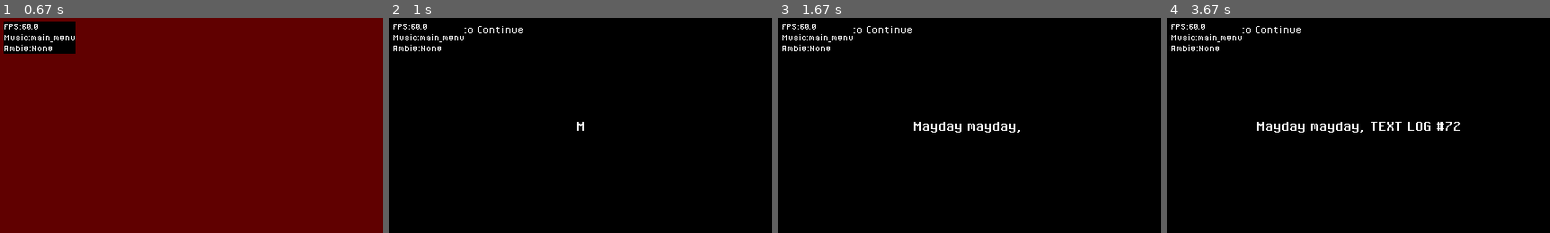
Above: before the commit, frames 1-4 (left to right).
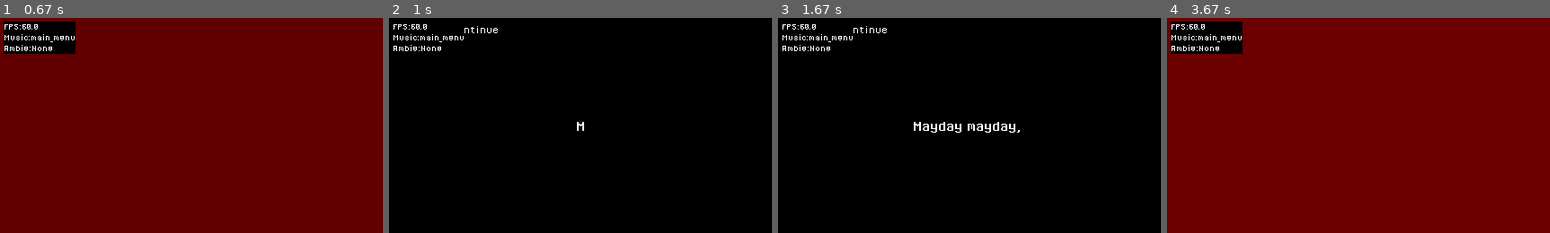
Above: after the commit, the same moments.

Repository: VantaTree/ChronoPilots
Game: pygame game, started from main.py
Two runs of this game, one before a commit and one after it. Both use one fixed random seed, a clock stepped at 60 frames per second and the inputs below.
Inputs (mouse positions are in pixels of both pictures, inside the frame that each line leads up to):
- Up to frame 1 (0.67 s): click "START" at 0.38 s
- Up to frame 2 (1 s): tap E at 0.67 s
- Up to frame 3 (1.67 s): click (850, 93) at 1.05 s
- Up to frame 4 (3.67 s): hold E 1.83-2.3 s; tap E at 3.33 s

Frame 1 is identical in both runs. In frame 2, 0.1% of the frame differs, in the area x 19-35%, y 3-8%; in frame 3, 0.1%; in frame 4, 97%, in the area x 0-100%, y 0-100%.

Commit message:
added proper death and mission completed cutscene

Diff:
--- a/main.py
+++ b/main.py
@@ -31,6 +31,7 @@
     WON_CUTSCENE = 8
     LOST_CUTSCENE = 9
     GAME_FINISH = 10
+    PILOT_END_CUTSCENE = 11
 
     def __init__(self):
 
@@ -44,6 +45,8 @@
         pygame.event.set_allowed((pygame.QUIT, pygame.KEYDOWN, pygame.KEYUP, pygame.MOUSEBUTTONDOWN))
 
         self.state = self.MAIN_MENU
+        self.next_state = None
+        self.next_cutscene = None
 
         self.master = Master()
         SoundSet(self.master)
@@ -113,6 +116,12 @@
             if self.cutscene.run():
                 self.state = self.IN_GAME
                 self.cutscene = None
+        elif self.state == self.PILOT_END_CUTSCENE:
+            if self.cutscene.run():
+                self.state = self.next_state
+                self.next_state = None
+                self.cutscene = FiFo(self.master, self.next_cutscene)
+                self.next_cutscene = None
 
         elif self.state == self.GAME_FINISH:
 
--- a/modules/cutscene.py
+++ b/modules/cutscene.py
@@ -55,20 +55,28 @@
         "............DOOMED............\n............DOOMED............\n............DOOMED............\n............DOOMED............\n............DOOMED............\n............DOOMED............",
         "DOOMED FOREVER"
     ],
-    "transition":[]
+    "transition":[],
+    "mission_completed":[
+        "Mission Completed"
+    ],
+    "you_died":[
+        "You Died!"
+    ],
 }
 
 
 class FiFo:
     "fade-in fade-out cutscene"
 
-    def __init__(self, master, type) -> None:
+    def __init__(self, master, type, continue_text=True, text_color=0xFFFFFFFF) -> None:
 
         self.master = master
         self.screen = pygame.display.get_surface()
 
         self.black_bg = pygame.Surface(self.screen.get_size())
         self.black_bg.set_alpha(0)
+
+        self.text_color = text_color
 
         self.type = type
         self.texts = CUTSCENE_TEXT[type]
@@ -83,9 +91,12 @@
         self.letter_index = 0
         self.full_text_shown = False
 
+        self.continue_text = continue_text
+
         if self.type != "transition":
-            self.bottom_text = self.master.font_1.render("Press Space to Continue", False, (255, 255, 255))
-            self.bottom_text_rect = self.bottom_text.get_rect(topleft=(5, 5))
+            if self.continue_text:
+                self.bottom_text = self.master.font_1.render("Press E to Continue", False, (255, 255, 255))
+                self.bottom_text_rect = self.bottom_text.get_rect(topleft=(5, 5))
 
             self.letter_increment_timer = CustomTimer(True)
             self.letter_increment_timer.start(40, 0)
@@ -94,7 +105,7 @@
 
         for event in pygame.event.get(pygame.KEYDOWN):
             if event.type == pygame.KEYDOWN:
-                if event.key == pygame.K_SPACE and self.halt:
+                if event.key == pygame.K_e and self.halt:
                     self.master.sounds["UI_Hover"].play()
                     if not self.full_text_shown:
                         self.full_text_shown = True
@@ -112,13 +123,14 @@
         self.screen.fill((180, 0, 0))
         self.screen.blit(self.black_bg, (0, 0))
         if self.increment == 0 and self.type != "transition":
-            self.screen.blit(self.bottom_text, self.bottom_text_rect)
+            if self.continue_text:
+                self.screen.blit(self.bottom_text, self.bottom_text_rect)
 
             if self.full_text_shown:
                 text = self.texts[self.page_index]
             else:
                 text = self.texts[self.page_index][:self.letter_index]
-            text_surf = self.master.font.render(text, False, (255, 255, 255), wraplength=int(W/3*2))
+            text_surf = self.master.font.render(text, False, self.text_color, wraplength=int(W/3*2))
             rect = text_surf.get_rect(center=(W/2, H/2))
             self.screen.blit(text_surf, rect)
 
--- a/modules/game.py
+++ b/modules/game.py
@@ -72,8 +72,17 @@
                 state = self.master.app.WON_CUTSCENE
             cutscene = F"end {game_state}"
 
-        self.master.app.cutscene = FiFo(self.master, cutscene)
-        self.master.app.state = state
+        if cutscene.startswith("end"):
+            self.master.app.cutscene = FiFo(self.master, cutscene)
+            self.master.app.state = state
+        else:
+            self.master.app.cutscene = FiFo(self.master, "mission_completed" if not self.player.dying else "you_died",
+                                            True, "darkred" if self.player.dying else "gold")
+            self.master.app.state = self.master.app.PILOT_END_CUTSCENE
+            self.master.app.next_state = state
+            self.master.app.next_cutscene = cutscene
+            if self.player.dying:
+                self.master.sounds["SFX_DizzyEffect"].play()
 
         self.master.ambience.fadeout()
         self.master.music.change_track("main_menu")
--- a/modules/objects.py
+++ b/modules/objects.py
@@ -165,8 +165,8 @@
                 self.master.sounds.play("SFX_ObjectiveComplete", (1, 2))
                 p.inventory["vegetable"] -= 1
                 p.inventory["fruit"] -= 1
-                return checks[3]
-            else: return checks[4]
+                return checks[4]
+            else: return checks[3]
 
     def select_choice(self, obj_key, key):
 
@@ -242,7 +242,6 @@
             else: return checks[0]
         else: return checks[2]
 
-
     def select_choice(self, obj_key, key):
 
         if obj_key != "spaceship":
@@ -332,7 +331,6 @@
                 return checks[1]
             else: return checks[2]
 
-
     def select_choice(self, obj_key, key):
 
         if obj_key != "spaceship":
Not shown, added: sounds/SFX_DizzyEffect.ogg
